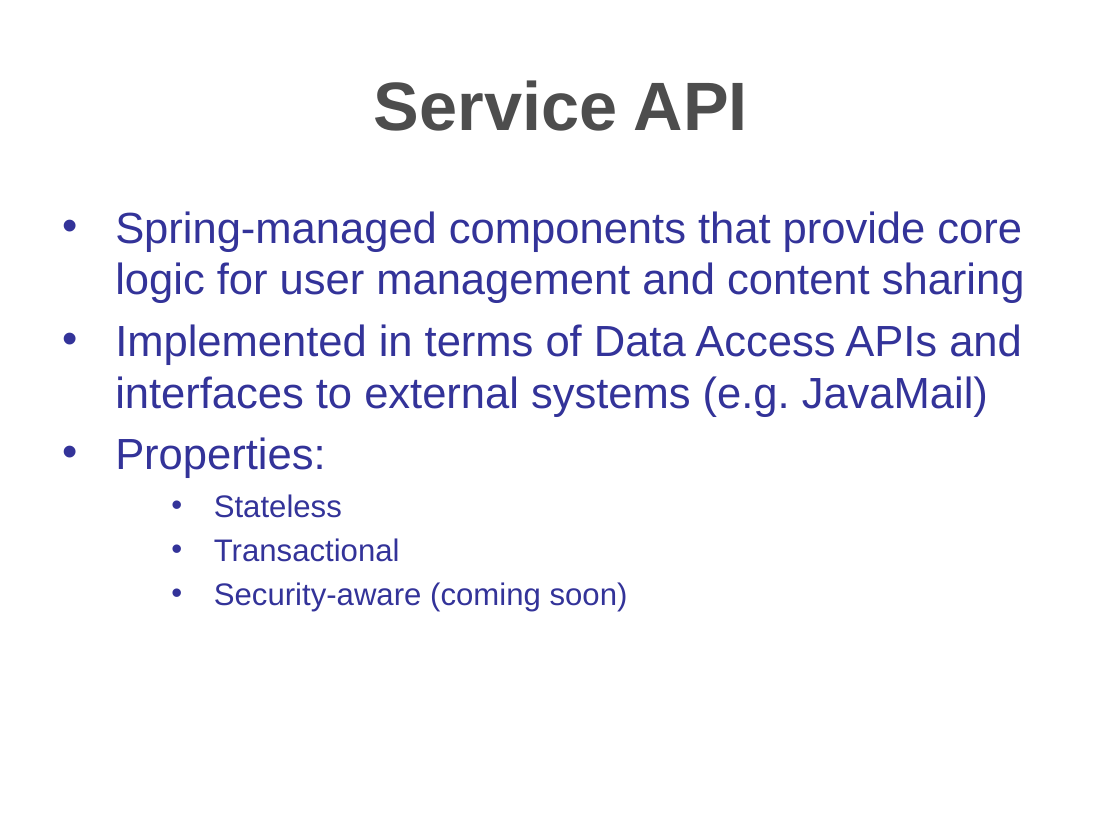
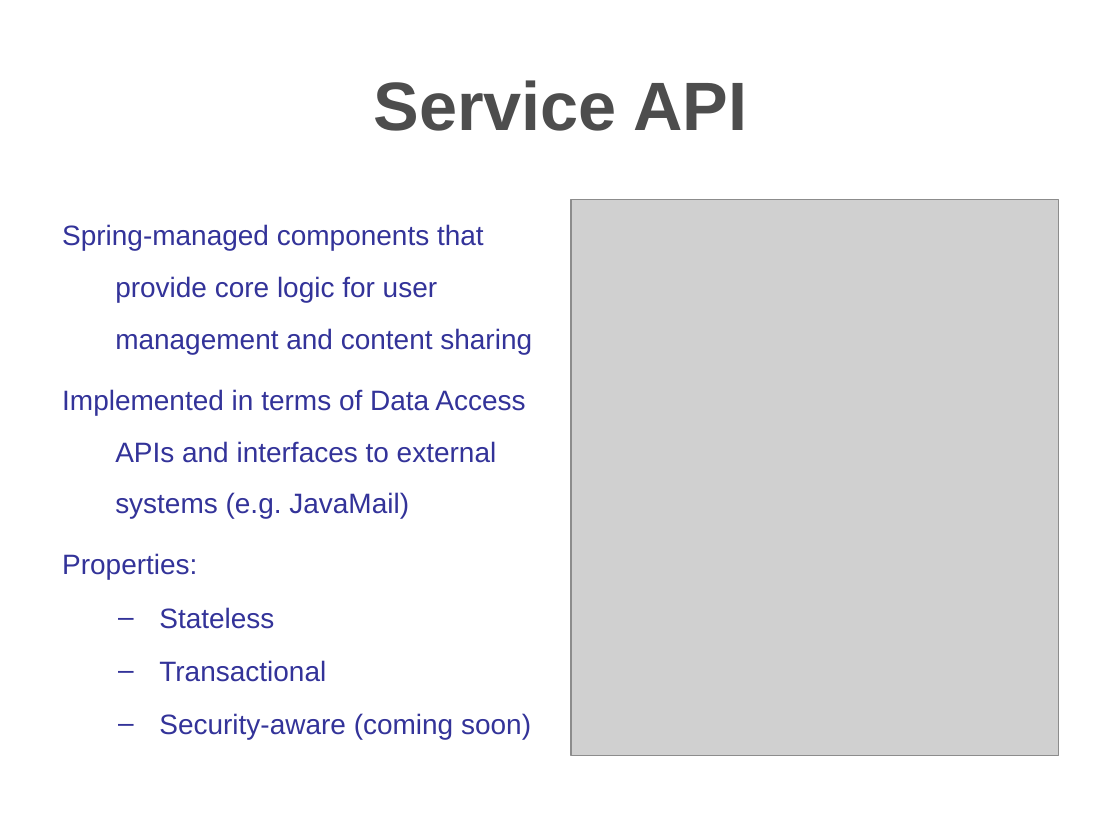
Before and after one commit to travis/cosmo, a slide deck: slide 22 of src/docs/presentations/apachecon2006.ppt (slide 16 before the commit). Drawn at 1120x840 pixels with LibreOffice and Linux fonts; fonts in the diff are those of the drawing; grey boxes stand for pictures; background and template pictures are left out. Boxes give left, top, right and bottom in pixels: in the first picture for what was removed or moved away, otherwise in the second. Text is boxed around its words. In the diff, an @@ line names an element or a change of style, - is before the commit and + after.

```diff
--- a/src/docs/presentations/apachecon2006.ppt
+++ b/src/docs/presentations/apachecon2006.ppt
@@ title "Service API" at box(373, 80, 747, 131): line spacing 52.4pt to 52.1pt @@
@@ text "Spring-managed components that provide core ..." at box(62, 224, 532, 739): size 28 to 18 pt in "Spring-managed components that provide core logic for ...", "Implemented in terms of Data Access APIs ...", "Properties:"; size 20 to 18 pt in "Stateless", "Transactional", "Security-aware (coming soon)"; bullet • to none; line spacing 33.4pt to 33.2pt; bullet • to –; list level 3 to 2 in "Stateless"; line spacing 23.4pt to 28.1pt; list level 3 to 2 in "Transactional"; list level 3 to 2 in "Security-aware (coming soon)" @@
@@ picture added at box(571, 199, 1058, 756) @@
```
Also in this commit, not shown: 23 other slides changed, 5 slides added, 5 slides removed.
